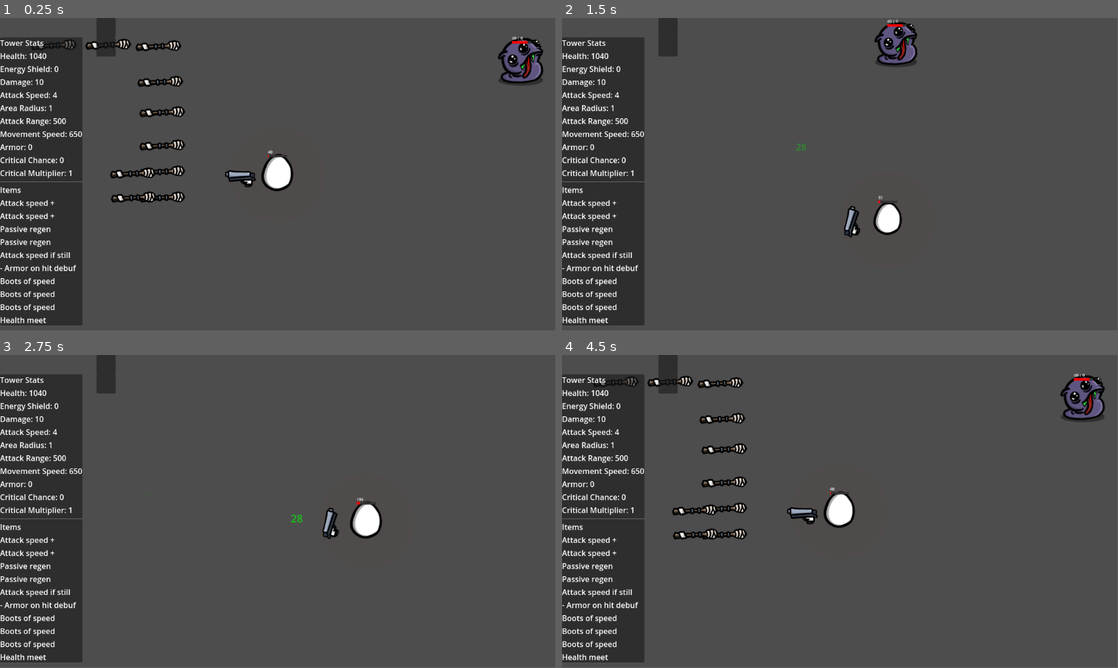
Above: before the commit, frames 1-4 (two rows, left to right).
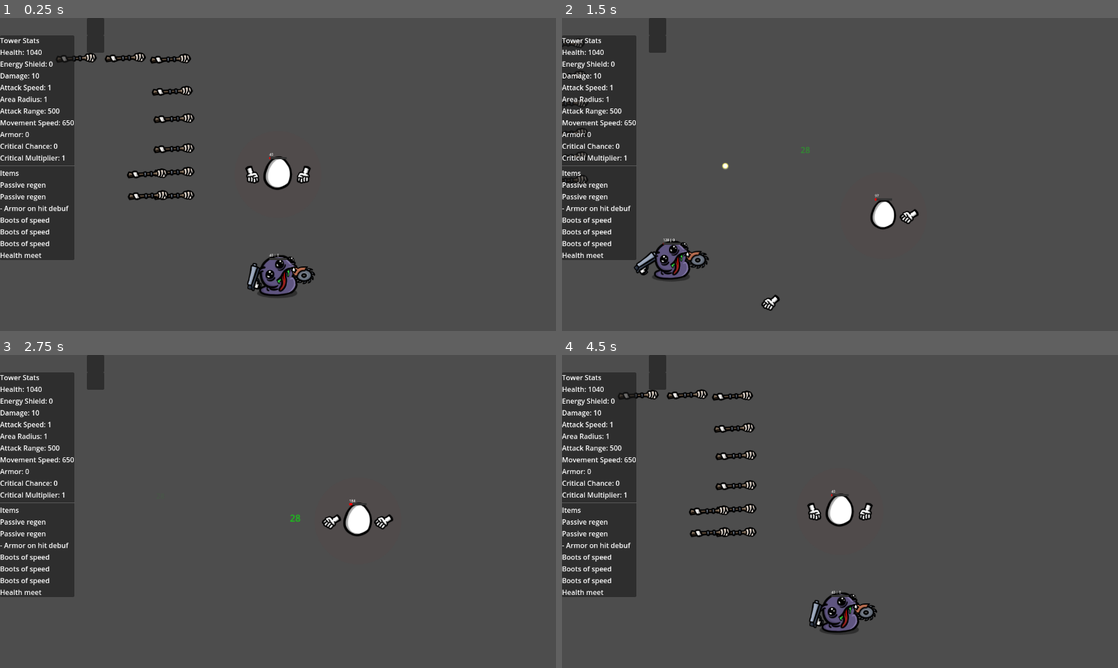
Above: after the commit, the same moments.

Repository: NathanAY/Broriskoftarainto
Game: Godot game, scene res://Scenes/Main.tscn
Same seed, same stepped clock (60 frames per second), same inputs: the game is played once before the commit and once after it.
Inputs (mouse positions are in pixels of both pictures, inside the frame that each line leads up to):
- Up to frame 1 (0.25 s): no input
- Up to frame 2 (1.5 s): tap Enter (ui_accept) at 0.5, 0.77 s; move the mouse to (962, 158) at 0.52 s; hold Right (ui_right) 0.53-1.28 s; click (962, 158) at 0.67 s; move the mouse to (728, 190) at 1.27 s; hold Down (ui_down) from 1.28 s (still down)
- Up to frame 3 (2.75 s): tap Enter (ui_accept) at 1.52 s; move the mouse to (333, 442) at 2.02 s; release Down (ui_down) at 2.03 s; hold Right (ui_right) from 2.03 s (still down)
- Up to frame 4 (4.5 s): move the mouse to (812, 574) at 2.77 s; release Right (ui_right) at 2.78 s; hold Up (ui_up) 2.78-3.53 s; click (812, 574) at 2.92 s; tap Enter (ui_accept) at 3.02, 3.77 s; move the mouse to (1006, 558) at 3.52 s; hold Left (ui_left) 3.53-4.25 s; tap Escape (ui_cancel) at 4.15 s; click "Restart" at 4.25 s
In our replay, the window is 799x449 before the commit and 800x450 after it. These sizes can differ from the game's own. Grey fills any space a smaller window leaves; there, only what the larger window draws over its background counts as a difference.

The runs differ from the first frame. In frame 1, 12% of the frame differs, in the area x 0-98%, y 0-99%; in frame 2, 10%; in frame 3, 8.1%; in frame 4, 12%.

Commit message:
Add Melee punch weapon. Add SoundManager

Diff:
--- /dev/null
+++ b/Resources/weapons/Fist.tres
@@ -0,0 +1,25 @@
+[gd_resource type="Resource" script_class="MeleeWeapon" load_steps=9 format=3 uid="uid://dj8an5x7vxx4e"]
+
+[ext_resource type="PackedScene" uid="uid://vipiolfmurkt" path="res://Systems/weapon/MelleeWeaponNode.tscn" id="1_gd444"]
+[ext_resource type="AudioStream" uid="uid://by5d7u7fkkp2d" path="res://Assets/sounds/whoosh_swish_high_fast_01.wav" id="1_sjfbb"]
+[ext_resource type="Script" uid="uid://dr1s3laux0quk" path="res://Systems/weapon/melee_weapon.gd" id="1_ukhvm"]
+[ext_resource type="AudioStream" uid="uid://c8hwpbk0f5eo1" path="res://Assets/sounds/whoosh_swish_high_fast_02.wav" id="2_6xf22"]
+[ext_resource type="Texture2D" uid="uid://k5orns7p7kfx" path="res://Assets/fist_short.png" id="2_wkow1"]
+[ext_resource type="AudioStream" uid="uid://2am8nx14mq6d" path="res://Assets/sounds/whoosh_swish_high_fast_03.wav" id="3_su6vs"]
+[ext_resource type="Resource" uid="uid://hye6t5sxe2yg" path="res://Resources/weapons/aim/closest.tres" id="3_wkow1"]
+[ext_resource type="AudioStream" uid="uid://ctxut6hbdtbi2" path="res://Assets/sounds/whoosh_swish_high_fast_04.wav" id="4_ki4yr"]
+
+[resource]
+script = ExtResource("1_ukhvm")
+melee_scene = ExtResource("1_gd444")
+name = ""
+description = ""
+base_attack_speed = 1.0
+base_damage = 10.0
+range = 400.0
+modifiers = {}
+target_selector = ExtResource("3_wkow1")
+sprite = ExtResource("2_wkow1")
+sprite_offset = Vector2(0, 0)
+attack_sound = Array[Resource]([ExtResource("1_sjfbb"), ExtResource("2_6xf22"), ExtResource("3_su6vs"), ExtResource("4_ki4yr")])
+metadata/_custom_type_script = "uid://2vl1rp4agc1u"
--- a/Resources/weapons/Knife.tres
+++ b/Resources/weapons/Knife.tres
@@ -1,8 +1,8 @@
-[gd_resource type="Resource" script_class="MeleeWeapon" load_steps=4 format=3 uid="uid://cl8on386uk6rp"]
+[gd_resource type="Resource" script_class="AreaWeapon" load_steps=4 format=3 uid="uid://cl8on386uk6rp"]
 
-[ext_resource type="Script" uid="uid://btqm0gae3kpiu" path="res://Systems/weapon/melee_weapon.gd" id="1_363sm"]
+[ext_resource type="Script" uid="uid://btqm0gae3kpiu" path="res://Systems/weapon/area_weapon.gd" id="1_363sm"]
 [ext_resource type="Resource" uid="uid://88gqpdee82ou" path="res://Resources/weapons/aim/all.tres" id="2_jyyv4"]
-[ext_resource type="Texture2D" uid="uid://cwwo3072oyhsp" path="res://Assets/pistol.png" id="2_pke07"]
+[ext_resource type="Texture2D" uid="uid://s7hcv801yxij" path="res://Assets/circular_saw.png" id="2_pke07"]
 
 [resource]
 script = ExtResource("1_363sm")
--- a/Scenes/Main.tscn
+++ b/Scenes/Main.tscn
@@ -80,7 +80,7 @@
 item = ExtResource("14_346fj")
 
 [node name="Enemy" parent="." instance=ExtResource("14_2w5on")]
-position = Vector2(506, -236)
+position = Vector2(0, 232)
 
 [node name="CanvasLayer" type="CanvasLayer" parent="."]
 
--- a/Scripts/Enemy.gd
+++ b/Scripts/Enemy.gd
@@ -14,22 +14,22 @@
     add_to_group("damageable")
     #$WeaponHolder.add_weapon(load("res://Resources/weapons/Pistol.tres"))
     #$WeaponHolder.add_weapon(load("res://Resources/weapons/Pistol.tres"))
-    #$WeaponHolder.add_weapon(load("res://Resources/weapons/Pistol.tres"))
-    #$WeaponHolder.add_weapon(load("res://Resources/weapons/Knife.tres"))
+    $WeaponHolder.add_weapon(load("res://Resources/weapons/Pistol.tres"))
+    $WeaponHolder.add_weapon(load("res://Resources/weapons/Knife.tres"))
     #$WeaponHolder.add_weapon(load("res://Resources/weapons/Pistol.tres"))
     item_holder.add_item(load("res://Resources/items/BootsOfSpeed.tres"))
     #item_holder.add_item(load("res://Resources/items/RegenPassive.tres"))
     #item_holder.add_item(load("res://Resources/items/RegenPassive.tres"))
     #item_holder.add_item(load("res://Resources/items/RegenPassive.tres"))
     item_holder.add_item(load("res://Resources/items/RegenPassive.tres"))
-    item_holder.add_item(load("res://Resources/items/ArmorPlate.tres"))
+    #item_holder.add_item(load("res://Resources/items/ArmorPlate.tres"))
     item_holder.add_item(load("res://Resources/items/EnergyShieldBlock.tres"))
     item_holder.add_item(load("res://Resources/items/MinusArmorOnHitDebuff.tres"))
     item_holder.add_item(load("res://Resources/items/HomingShot.tres"))
-    #item_holder.add_item(load("res://Resources/items/HealthMeat.tres"))
-    #item_holder.add_item(load("res://Resources/items/HealthMeat.tres"))
-    #item_holder.add_item(load("res://Resources/items/HealthMeat.tres"))
-    #item_holder.add_item(load("res://Resources/items/HealthMeat.tres"))
+    item_holder.add_item(load("res://Resources/items/HealthMeat.tres"))
+    item_holder.add_item(load("res://Resources/items/HealthMeat.tres"))
+    item_holder.add_item(load("res://Resources/items/HealthMeat.tres"))
+    item_holder.add_item(load("res://Resources/items/HealthMeat.tres"))
     #item_holder.add_item(load("res://Resources/items/HealthMeat.tres"))
     #item_holder.add_item(load("res://Resources/items/HealthMeat.tres"))
     #item_holder.add_item(load("res://Resources/items/HealthMeat.tres"))
--- a/Scripts/camera_2d.gd
+++ b/Scripts/camera_2d.gd
@@ -3,7 +3,7 @@
 @export var target: Node2D
 @export var follow_speed: float = 3.0
 
-@export var zoom_step: float = 0.02
+@export var zoom_step: float = 0.07
 @export var min_zoom: float = 0.5
 @export var max_zoom: float = 2.0
 
--- a/Scripts/pause_menu.gd
+++ b/Scripts/pause_menu.gd
@@ -6,7 +6,6 @@
 @onready var exit_button: Button = $Control/VBoxContainer/ExitButton
 
 var window_modes := [
-    Vector2i(800, 600),
     Vector2i(1280, 720),
     Vector2i(1920, 1080),
     "fullscreen"
@@ -57,6 +56,12 @@
     else:
         DisplayServer.window_set_mode(DisplayServer.WINDOW_MODE_WINDOWED)
         DisplayServer.window_set_size(mode)
+
+        # Center the window on the screen
+        var screen_size = DisplayServer.screen_get_size(0)  # primary monitor
+        var new_pos = (screen_size - mode) / 2
+        DisplayServer.window_set_position(Vector2i(new_pos.x, new_pos.y))
+
         window_button.text = str(mode.x) + "x" + str(mode.y)
 
 func _on_exit_pressed():
--- /dev/null
+++ b/Scripts/sound/sound_manager.gd
@@ -0,0 +1,63 @@
+#class_name SoundManager2d
+extends Node
+
+enum {SOUND, VOLUME, PITCH_RAND, POSITION}
+
+const MAX_SOUNDS = 32
+
+var num_players = 12
+var bus = "Sound"
+
+var players_available: Array[AudioStreamPlayer]  = []
+var players_available2d: Array[AudioStreamPlayer2D]  = []
+var sounds_to_play: Array = []
+var sounds_to_play2d: Array = []
+
+func _ready() -> void :
+    for i in num_players:
+        var p = AudioStreamPlayer.new()
+        add_child(p)
+        players_available.append(p)
+        p.finished.connect(func():
+            players_available.append(p)
+        )
+        p.bus = bus
+
+        var p2d =  AudioStreamPlayer2D.new()
+        add_child(p2d)
+        players_available2d.append(p2d)
+        p2d.finished.connect(func():
+            players_available2d.append(p2d)
+        )
+        p2d.bus = bus
+
+func _process(_delta) -> void :
+    _playSound()
+    _playSound2d()
+
+func _playSound() -> void :
+    if not sounds_to_play.is_empty() and not players_available.is_empty():
+        var sound_to_play = sounds_to_play.pop_front()
+        players_available[0].stream = sound_to_play[SOUND]
+        players_available[0].volume_db = sound_to_play[VOLUME]
+        players_available[0].pitch_scale = 1.0 + randi_range(-sound_to_play[PITCH_RAND], sound_to_play[PITCH_RAND])#
+        players_available[0].play()
+        players_available.pop_front()
+
+func _playSound2d() -> void :
+    if not sounds_to_play2d.is_empty() and not players_available.is_empty():
+        var sound_to_play = sounds_to_play2d.pop_front()
+        players_available2d[0].global_position = sound_to_play[POSITION]
+        players_available2d[0].stream = sound_to_play[SOUND]
+        players_available2d[0].volume_db = sound_to_play[VOLUME]
+        players_available2d[0].pitch_scale = 1.0 + randi_range(-sound_to_play[PITCH_RAND], sound_to_play[PITCH_RAND])
+        players_available2d[0].play()
+        players_available2d.pop_front()
+
+func play(sound: Resource, volume_mod: float = 0.0, pitch_rand: float = 0.0, always_play: bool = false) -> void :
+    if (not players_available.is_empty() and sounds_to_play.size() < MAX_SOUNDS) or always_play:
+        sounds_to_play.append([sound, volume_mod, pitch_rand])
+
+func play2d(sound: Resource, pos: Vector2, volume_mod: float = 0.0, pitch_rand: float = 0.0, always_play: bool = false) -> void :
+    if (not players_available2d.is_empty() and sounds_to_play2d.size() < MAX_SOUNDS) or always_play:
+        sounds_to_play2d.append([sound, volume_mod, pitch_rand, pos])
--- a/Scripts/tower.gd
+++ b/Scripts/tower.gd
@@ -17,9 +17,9 @@
         if c.has_method("attachEventManager"):
             c.attachEventManager(event_manager)
 
-    #$WeaponHolder.add_weapon(load("res://Resources/weapons/Knife.tres"))
-    #$WeaponHolder.add_weapon(load("res://Resources/weapons/Knife.tres"))
-    #$WeaponHolder.add_weapon(load("res://Resources/weapons/Knife.tres"))
+    $WeaponHolder.add_weapon(load("res://Resources/weapons/Fist.tres"))
+    $WeaponHolder.add_weapon(load("res://Resources/weapons/Fist.tres"))
+    #$WeaponHolder.add_weapon(load("res://Resources/weapons/Fist.tres"))
     #$WeaponHolder.add_weapon(load("res://Resources/weapons/Knife.tres"))
     #$WeaponHolder.add_weapon(load("res://Resources/weapons/Knife.tres"))
     #$WeaponHolder.add_weapon(load("res://Resources/weapons/Knife.tres"))
@@ -27,16 +27,11 @@
     #$WeaponHolder.add_weapon(load("res://Resources/weapons/Pistol.tres"))
     #$WeaponHolder.add_weapon(load("res://Resources/weapons/Pistol.tres"))
     #$WeaponHolder.add_weapon(load("res://Resources/weapons/Pistol.tres"))
-    #$WeaponHolder.add_weapon(load("res://Resources/weapons/Pistol.tres"))
-    #$WeaponHolder.add_weapon(load("res://Resources/weapons/Pistol.tres"))
-    $WeaponHolder.add_weapon(load("res://Resources/weapons/Shotgun.tres"))
     #$WeaponHolder.add_weapon(load("res://Resources/weapons/Shotgun.tres"))
     #$WeaponHolder.add_weapon(load("res://Resources/weapons/Shotgun.tres"))
-    #$WeaponHolder.add_weapon(load("res://Resources/weapons/Shotgun.tres"))
-    #$WeaponHolder.add_weapon(load("res://Resources/weapons/Shotgun.tres"))
-    $ItemHolder.add_item(load("res://Resources/items/AttackSpeedItem.tres"))
     #$ItemHolder.add_item(load("res://Resources/items/AttackSpeedItem.tres"))
-    $ItemHolder.add_item(load("res://Resources/items/AttackSpeedItem.tres"))
+    #$ItemHolder.add_item(load("res://Resources/items/AttackSpeedItem.tres"))
+    #$ItemHolder.add_item(load("res://Resources/items/AttackSpeedItem.tres"))
     #$ItemHolder.add_item(load("res://Resources/items/AttackSpeedItem.tres"))
     #$ItemHolder.add_item(load("res://Resources/items/AttackSpeedItem.tres"))
     #$ItemHolder.add_item(load("res://Resources/items/SpreadShot.tres"))
@@ -44,7 +39,7 @@
     #$ItemHolder.add_item(load("res://Resources/items/ExplosiveShot.tres"))
     $ItemHolder.add_item(load("res://Resources/items/RegenPassive.tres"))
     $ItemHolder.add_item(load("res://Resources/items/RegenPassive.tres"))
-    $ItemHolder.add_item(load("res://Resources/items/AttackSpeedIfStill.tres"))
+    #$ItemHolder.add_item(load("res://Resources/items/AttackSpeedIfStill.tres"))
     $ItemHolder.add_item(load("res://Resources/items/MinusArmorOnHitDebuff.tres"))
     #$ItemHolder.add_item(load("res://Resources/items/PoisonHit.tres"))
     $ItemHolder.add_item(load("res://Resources/items/BootsOfSpeed.tres"))
--- a/Systems/Items/Modifiers/poison_modifier.gd
+++ b/Systems/Items/Modifiers/poison_modifier.gd
@@ -9,7 +9,6 @@
 var stats: Node = null
 
 @export var poison_chance: float = 0.9993
-@export var poison_damage: float = 2.0
 @export var duration: float = 3.0
 @export var tick_interval: float = 1.0
 @export var max_stacks: int = 500
@@ -21,7 +20,7 @@
     # subscribe to on_hit (so poison is applied only on successful hits)
     em.subscribe("on_hit", Callable(self, "_on_on_hit"))
 
-func _on_on_hit(event) -> void:
+func _on_on_hit(event: Dictionary) -> void:
     # event expected to be a Dictionary: {"projectile":..., "body":..., "damage_context":...}
     var body = event.get("body", null)
     if not body:
@@ -42,9 +41,8 @@
         var p = PoisonEffect.new()
         p.name = "PoisonEffect"
         health_node.add_child(p)
-        p.damage_per_tick = poison_damage
         p.tick_interval = tick_interval
         p.duration = duration
         p.max_stacks = max_stacks
         p.source = holder
-        p.start_effect(health_node, poison_damage, duration, tick_interval, max_stacks, holder)
+        p.start_effect(health_node, event["damage_context"].base_amount, duration, tick_interval, max_stacks, holder)
--- a/Systems/stats/stats.gd
+++ b/Systems/stats/stats.gd
@@ -9,7 +9,7 @@
     "health": 40.0,
     "energy_shield": 0.0,
     "damage": 10.0,
-    "attack_speed": 2.0,
+    "attack_speed": 1.0,
     "area_radius": 1.0,
     "attack_range": 500.0,
     "movement_speed": 50,
--- a/Systems/weapon/BaseWeapon.gd
+++ b/Systems/weapon/BaseWeapon.gd
@@ -11,7 +11,9 @@
 @export var target_selector: TargetSelector
 @export var sprite: Texture2D    # assign in .tres
 @export var sprite_offset: Vector2 = Vector2.ZERO  # for fine positioning if needed
+@export var attack_sound: Array[Resource] = []
 
+var _current_attack_speed
 var holder_ref: WeakRef
 var event_manager: Node
 var timer: Timer     # each weapon has its own firing timer
@@ -72,10 +74,10 @@
 
     var base_weapon_speed := base_attack_speed
     var owner_speed = stats_node.get_stat("attack_speed") if stats_node and stats_node.has_method("get_stat") else 1.0
-    var combined = owner_speed * base_weapon_speed
-    if combined <= 0.001:
-        combined = 0.001
-    timer.wait_time = 1.0 / combined
+    _current_attack_speed = owner_speed * base_weapon_speed
+    if _current_attack_speed <= 0.001:
+        _current_attack_speed = 0.001
+    timer.wait_time = 1.0 / _current_attack_speed
 
 func _on_stat_changes(_event) -> void:
     _update_timer_wait()
--- /dev/null
+++ b/Systems/weapon/MelleeWeaponNode.tscn
@@ -0,0 +1,17 @@
+[gd_scene load_steps=3 format=3 uid="uid://vipiolfmurkt"]
+
+[ext_resource type="Script" uid="uid://kl22lveffmpt" path="res://Systems/weapon/mellee_weapon_node.gd" id="1_hy7l4"]
+
+[sub_resource type="RectangleShape2D" id="RectangleShape2D_kptp8"]
+size = Vector2(42, 20)
+
+[node name="MelleeWeaponNode" type="Node2D"]
+script = ExtResource("1_hy7l4")
+
+[node name="Sprite2D" type="Sprite2D" parent="."]
+
+[node name="Area2D" type="Area2D" parent="."]
+
+[node name="CollisionShape2D" type="CollisionShape2D" parent="Area2D"]
+position = Vector2(-4, 0)
+shape = SubResource("RectangleShape2D_kptp8")
--- /dev/null
+++ b/Systems/weapon/area_weapon.gd
@@ -0,0 +1,28 @@
+# res://scripts/weapons/AreaWeapon.gd
+extends BaseWeapon
+class_name AreaWeapon
+
+func try_shoot(targets: Array[Node]) -> void:
+    var holder = get_holder()
+    if not holder: return
+#    TODO: implement
+    for t in targets:
+        if t.has_node("Health"):
+            do_damage(t)
+
+func do_damage(body):
+    var ctx = DamageContext.new()
+    ctx.source = get_holder()
+    ctx.target = body
+    ctx.base_amount = base_damage
+    ctx.final_amount = base_damage
+    ctx.tags.append("melee")
+    if event_manager:
+        event_manager.emit_event("before_deal_damage", [{"damage_context": ctx}])
+    var bodyHealth: Health = body.get_node("Health")
+    bodyHealth.event_manager.emit_event("before_take_damage", [{"damage_context": ctx}])
+    bodyHealth.take_damage(ctx)
+    if event_manager:
+        event_manager.emit_event("after_deal_damage", [{"weapon": self, "body": body, "damage_context": ctx}])
+        event_manager.emit_event("on_attack", [{"weapon": self, "body": body, "damage_context": ctx}])
+        event_manager.emit_event("on_hit", [{"weapon": self, "body": body, "damage_context": ctx}])
--- a/Systems/weapon/melee_weapon.gd
+++ b/Systems/weapon/melee_weapon.gd
@@ -1,28 +1,30 @@
-# res://scripts/weapons/MeleeWeapon.gd
 extends BaseWeapon
 class_name MeleeWeapon
 
+@export var melee_scene: PackedScene   # scene for the runtime node
+
 func try_shoot(targets: Array[Node]) -> void:
     var holder = get_holder()
-    if not holder: return
-#    TODO: implement
-    for t in targets:
-        if t.has_node("Health"):
-            do_damage(t)
+    if not holder or not melee_scene: return
+    if targets.size() == 0: return
 
-func do_damage(body):
-    var ctx = DamageContext.new()
-    ctx.source = get_holder()
-    ctx.target = body
-    ctx.base_amount = base_damage
-    ctx.final_amount = base_damage
-    ctx.tags.append("melee")
-    if event_manager:
-        event_manager.emit_event("before_deal_damage", [{"damage_context": ctx}])
-    var bodyHealth: Health = body.get_node("Health")
-    bodyHealth.event_manager.emit_event("before_take_damage", [{"damage_context": ctx}])
-    bodyHealth.take_damage(ctx)
-    if event_manager:
-        event_manager.emit_event("after_deal_damage", [{"weapon": self, "body": body, "damage_context": ctx}])
-        event_manager.emit_event("on_attack", [{"weapon": self, "body": body, "damage_context": ctx}])
-        event_manager.emit_event("on_hit", [{"weapon": self, "body": body, "damage_context": ctx}])
+    # Use weapon instance id to make node unique
+    var node_name = "%s_Node_%s" % [name, str(self.get_instance_id())]
+    var node: Node2D
+
+    if not holder.has_node(node_name):
+        node = melee_scene.instantiate()
+        node.name = node_name
+        holder.add_child(node)
+        node.call("setup", self, holder, event_manager)
+    else:
+        node = holder.get_node(node_name)
+
+    # Update spawn position at the weapon sprite
+    var holder_weapon_holder = holder.get_node("WeaponHolder")
+    var sprite_node: Node2D = holder_weapon_holder.weapon_templates.get(self, null)
+    node.global_position = sprite_node.global_position if sprite_node else holder.global_position
+
+    # Always calculate current target direction
+    var target_dir = (targets[0].global_position - node.global_position).normalized()
+    node.call("attack", target_dir)
--- /dev/null
+++ b/Systems/weapon/mellee_weapon_node.gd
@@ -0,0 +1,85 @@
+#melee_weapon_node
+extends Node2D
+
+var weapon_data: MeleeWeapon
+var holder: Node
+var event_manager: Node
+var attacking: bool = false
+var origin_pos: Vector2
+var direction: Vector2 = Vector2.RIGHT
+var ignore_groups: Array = []
+var forward_swing = true
+
+@onready var sprite_node: Sprite2D = $Sprite2D
+@onready var hitbox: Area2D = $Area2D
+
+func setup(data: MeleeWeapon, h: Node, em: Node) -> void:
+    weapon_data = data
+    holder = h
+    event_manager = em
+    ignore_groups = data.ignore_groups
+    sprite_node.texture = data.sprite
+    hitbox.body_entered.connect(_on_body_entered)
+    origin_pos = sprite_node.global_position
+
+func attack(dir: Vector2) -> void:
+    if attacking:
+        print("Skip")
+        return
+    attacking = true
+    forward_swing = true  # reset for this attack
+    origin_pos = position
+    direction = dir.normalized()
+
+    if weapon_data.sprite_node and is_instance_valid(weapon_data.sprite_node):
+        weapon_data.sprite_node.visible = false
+        sprite_node.visible = true
+    if sprite_node:
+        sprite_node.rotation = direction.angle()
+        sprite_node.flip_v = direction.x < 0
+
+    var tween = get_tree().create_tween()
+    SoundManager.play(weapon_data.attack_sound.pick_random(), 0, 0)
+    #SoundManager.play2d(weapon_data.attack_sound.pick_random(), Vector2(-1000, 0), -5, 0.2)
+    # Forward
+    var speed = weapon_data.range * weapon_data._current_attack_speed
+    var duration = weapon_data.range / speed
+    tween.tween_property(self, "position", origin_pos + direction * weapon_data.range, duration / 3).set_trans(Tween.TRANS_EXPO)
+    # Mark forward as false after reaching max
+    tween.tween_callback(Callable(self, "_on_forward_finished"))
+    # Backward
+    tween.tween_property(self, "position", origin_pos, duration / 2).set_trans(Tween.TRANS_SINE)
+    tween.finished.connect(func():
+        attacking = false
+        if weapon_data.sprite_node and is_instance_valid(weapon_data.sprite_node):
+            weapon_data.sprite_node.visible = true
+        sprite_node.visible = false
+    )
+
+func _on_forward_finished():
+    forward_swing = false
+
+func _on_body_entered(body: Node) -> void:
+    if not attacking: return
+    if not forward_swing: return
+    if not body.is_in_group("damageable"): return
+    if holder and body.is_in_group(holder.name): return
+    if ignore_groups.any(func(g): return body.is_in_group(g)): return
+    do_damage(body)
+
+func do_damage(body):
+    var ctx = DamageContext.new()
+    ctx.source = self
+    ctx.target = body
+    ctx.base_amount = weapon_data.base_damage
+    ctx.final_amount = weapon_data.base_damage
+    ctx.tags.append("melee")
+    if event_manager:
+        event_manager.emit_event("before_deal_damage", [{"damage_context": ctx}])
+    var bodyHealth: Health = body.get_node("Health")
+    bodyHealth.event_manager.emit_event("before_take_damage", [{"damage_context": ctx}])
+    bodyHealth.take_damage(ctx)
+    if event_manager:
+        event_manager.emit_event("after_deal_damage", [{"melee": self, "body": body, "damage_context": ctx}])
+    if event_manager:
+        event_manager.emit_event("on_hit", [{"melee": self, "body": body, "damage_context": ctx}])
--- a/Systems/weapon/weapon_holder.gd
+++ b/Systems/weapon/weapon_holder.gd
@@ -4,7 +4,7 @@
 @onready var event_manager: Node = hold_owner.get_node_or_null("EventManager")
 @export var weapons: Array[BaseWeapon] = []   # list of Weapon .tres resources (templates)
 # visual placement config
-@export var weapon_radius: float = 80.0
+@export var weapon_orbit_radius: float = 60.0
 @export var angle_offset: float = -PI * 1  # start at top; change if you want different start angle
 
 # keep a map: weapon_instance -> Node2D (the visual sprite node)
@@ -29,11 +29,6 @@
     var weapon_inst: BaseWeapon = weapon_resource.duplicate(true)
     # Keep the duplicate in our weapons list (so remove_weapon can match it)
     weapons.append(weapon_inst)
-    # Apply modifiers and set holder on the weapon instance (Weapon.apply_to expects holder)
-    if weapon_inst.has_method("apply_to"):
-        weapon_inst.apply_to(hold_owner)
-    else:
-        push_warning("WeaponHolder: weapon has no apply_to method")
     # Equip (create timer + start firing)
     _equip_weapon(weapon_inst)
     if event_manager:
@@ -66,7 +61,11 @@
         event_manager.emit_event("on_weapon_removed", [hold_owner, weapon_inst])
 
 func _equip_weapon(weapon_inst: BaseWeapon) -> void:
-    weapon_inst.apply_to(hold_owner)
+    # Apply modifiers and set holder on the weapon instance (Weapon.apply_to expects holder)
+    if weapon_inst.has_method("apply_to"):
+        weapon_inst.apply_to(hold_owner)
+    else:
+        push_warning("WeaponHolder: weapon has no apply_to method")
     if weapon_inst.sprite:
         var sprite_node := Sprite2D.new()
         sprite_node.texture = weapon_inst.sprite
@@ -93,7 +92,7 @@
     if count <= 0:
         return Vector2.ZERO
     var angle := angle_offset + TAU * float(index) / float(count)
-    return Vector2(cos(angle), sin(angle)) * weapon_radius
+    return Vector2(cos(angle), sin(angle)) * weapon_orbit_radius
 
 func _update_weapon_orientation(node: Sprite2D, index: int, count: int):
     var angle := angle_offset + TAU * float(index) / float(count)
--- a/project.godot
+++ b/project.godot
@@ -16,6 +16,10 @@
 run/max_fps=120
 config/icon="res://icon.svg"
 
+[autoload]
+
+SoundManager="*res://Scripts/sound/sound_manager.gd"
+
 [display]
 
 window/size/initial_position_type=3
Binary file added: Assets/circular_saw.png
Not shown, added: Assets/circular_saw.png.import
Binary file added: Assets/fist_short.png
Not shown, added: Assets/fist_short.png.import
Not shown, added: Assets/sounds/whoosh_swish_high_fast_01.wav.import
Not shown, added: Assets/sounds/whoosh_swish_high_fast_02.wav.import
Not shown, added: Assets/sounds/whoosh_swish_high_fast_03.wav.import
Not shown, added: Assets/sounds/whoosh_swish_high_fast_04.wav.import
Not shown, added: Scripts/sound/sound_manager.gd.uid
Not shown, added: Systems/weapon/area_weapon.gd.uid
Not shown, changed: Systems/weapon/melee_weapon.gd.uid
Not shown, added: Systems/weapon/mellee_weapon_node.gd.uid
(and 4 more such lines)
